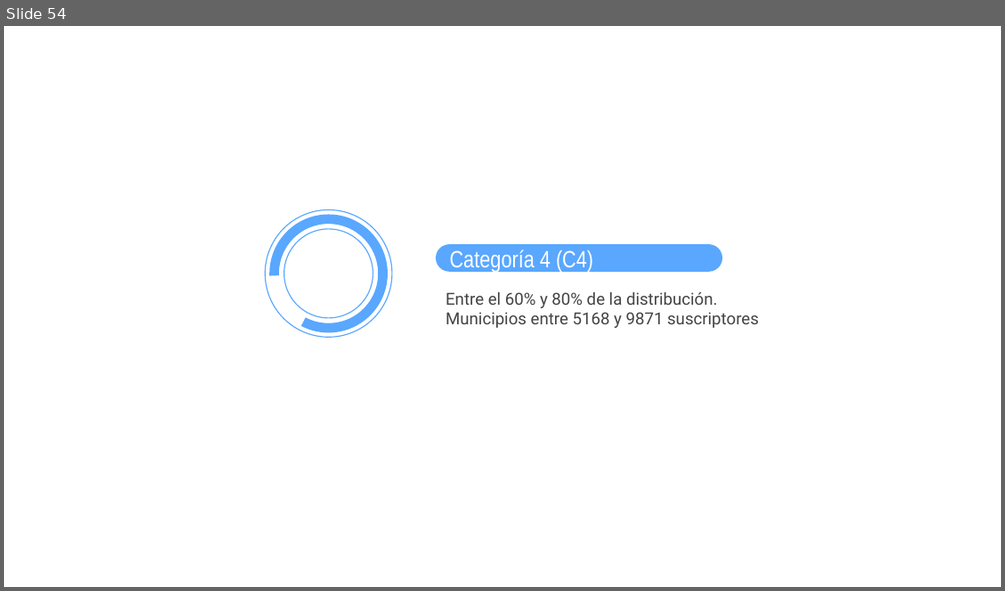
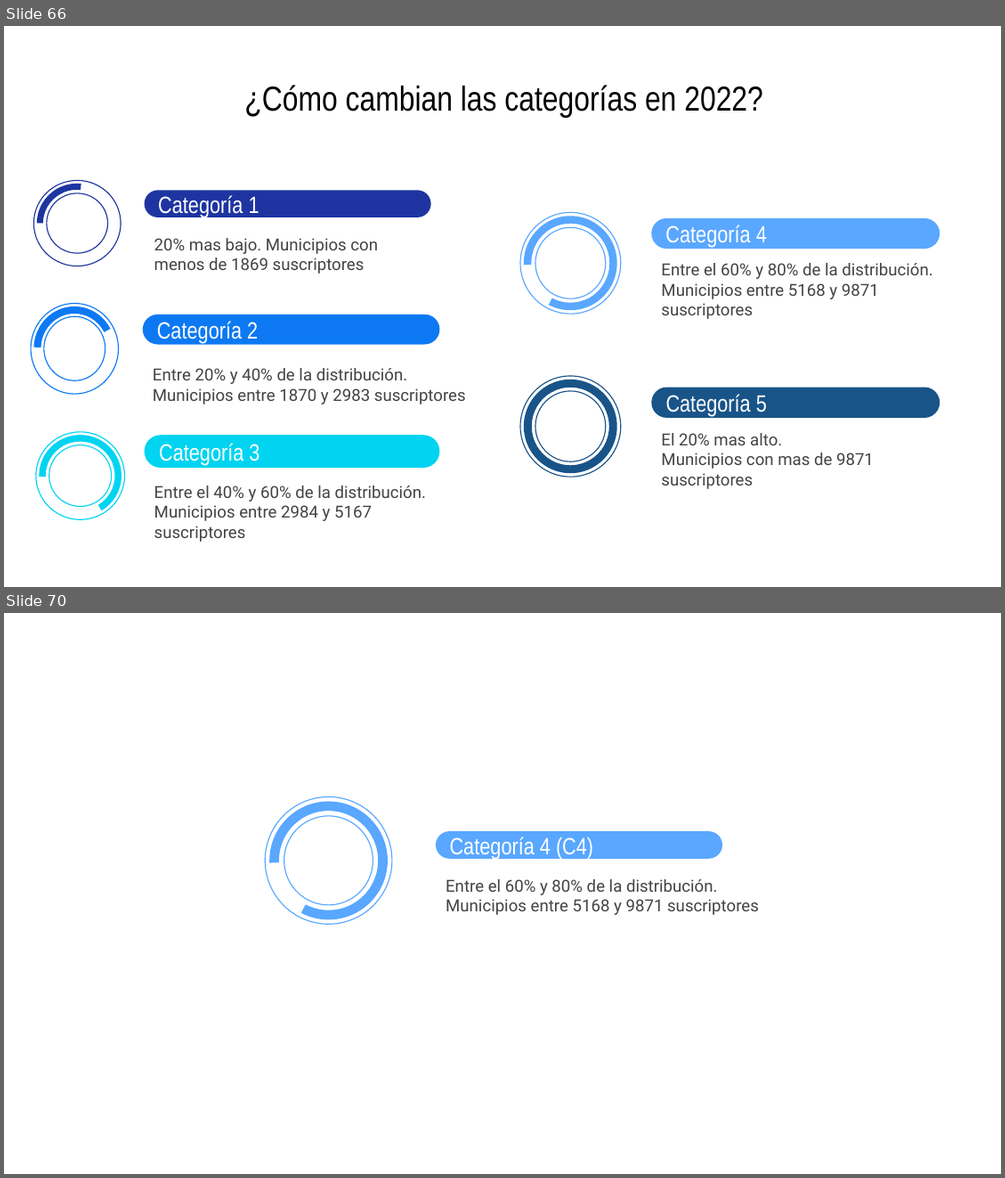
Before and after one commit to jtabordaj/research_eslatina, a slide deck: reporte_estadistico/presentacion/presentacionCategorias/presentation.pptx. Shown one above the other, each under a label of ours: slide 54 before the commit, slides 66 and 70 after it; the slides between them are not shown. The pictures are 1005x591 and 1005x1178 pixels, drawn with LibreOffice and Linux fonts; fonts in the diff are those of the drawing. Boxes give left, top, right and bottom in pixels: in the first picture for what was removed or moved away, otherwise in the second. Text is boxed around its words. In the diff, an @@ line names an element or a change of style, - is before the commit and + after.

```diff
--- a/reporte_estadistico/presentacion/presentacionCategorias/presentation.pptx
+++ b/reporte_estadistico/presentacion/presentacionCategorias/presentation.pptx
@@ slide 66 added at [4,26,1001,587], background #FFFFFF @@
@@ title added at [244,85,763,118], 25 pt, text #000000 @@
+¿Cómo cambian las categorías en 2022?
@@ donut added at [34,181,121,266], outline #1E35A1 0.75 pt @@
@@ arch (boxed as its full ring) added at [37,184,118,264], fill #1E35A1 @@
@@ rounded rectangle added at [145,191,431,217], fill #1E35A1, 17 pt, text #FFFFFF @@
+Categoría 1
@@ donut added at [520,212,621,314], outline #59A7FF 0.75 pt @@
@@ text added at [154,238,378,273], 12 pt, text #434343 @@
+20% mas bajo. Municipios con menos de 1869 suscriptores
@@ arch (boxed as its full ring) added at [524,216,617,310], fill #59A7FF @@
@@ rounded rectangle added at [651,218,939,248], fill #59A7FF, 17 pt, text #FFFFFF @@
+Categoría 4
@@ text added at [661,263,932,319], 12 pt, text #434343 @@
+Entre el 60% y 80% de la distribución.
+Municipios entre 5168 y 9871 suscriptores
@@ donut added at [31,303,119,394], outline #0C79F3 0.75 pt @@
@@ arch (boxed as its full ring) added at [34,306,115,390], fill #0C79F3 @@
@@ rounded rectangle added at [143,314,439,344], fill #0C79F3, 17 pt, text #FFFFFF @@
+Categoría 2
@@ text added at [153,368,466,404], 12 pt, text #434343 @@
+Entre 20% y 40% de la distribución. Municipios entre 1870 y 2983 suscriptores
@@ donut added at [520,376,621,476], outline #195489 0.75 pt @@
@@ arch (boxed as its full ring) added at [524,378,617,473], fill #195489 @@
@@ rounded rectangle added at [651,386,939,418], fill #195489, 17 pt, text #FFFFFF @@
+Categoría 5
@@ donut added at [36,432,125,519], outline #00D4F0 0.75 pt @@
@@ arch (boxed as its full ring) added at [39,435,121,516], fill #00D4F0 @@
@@ rounded rectangle added at [145,435,439,467], fill #00D4F0, 17 pt, text #FFFFFF @@
+Categoría 3
@@ text added at [661,433,874,489], 12 pt, text #434343 @@
+El 20% mas alto.
+Municipios con mas de 9871 suscriptores
@@ text added at [154,485,426,541], 12 pt, text #434343 @@
+Entre el 40% y 60% de la distribución.
+Municipios entre 2984 y 5167 suscriptores
@@ what was slide 54 is now slide 70 @@
```
Also in this commit, not shown: 2 slides changed, 16 other slides added, 22 other files.
